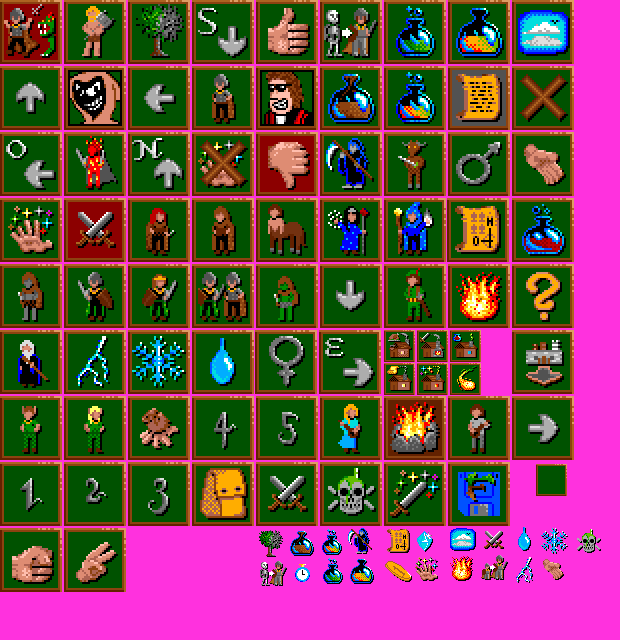
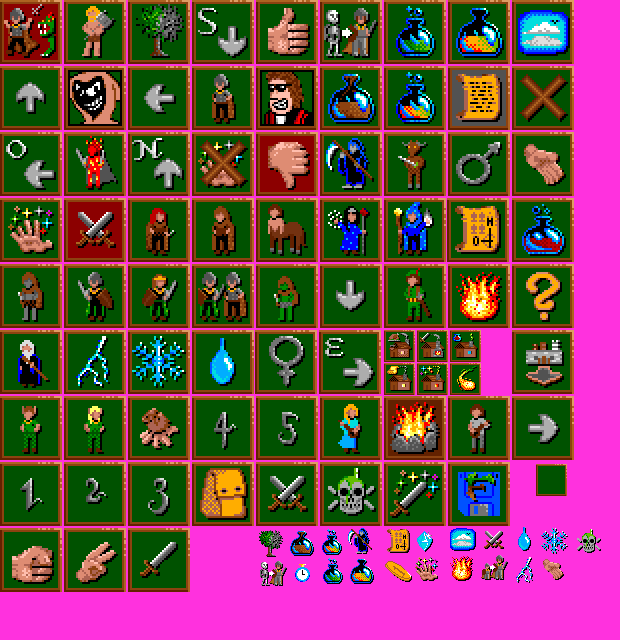
The second 620x640 image is a revision of the first. Changes to its layers:
added layer "SingoloColpo.gif" above "Combattimento.gif" over bbox(128, 528, 190, 592)
